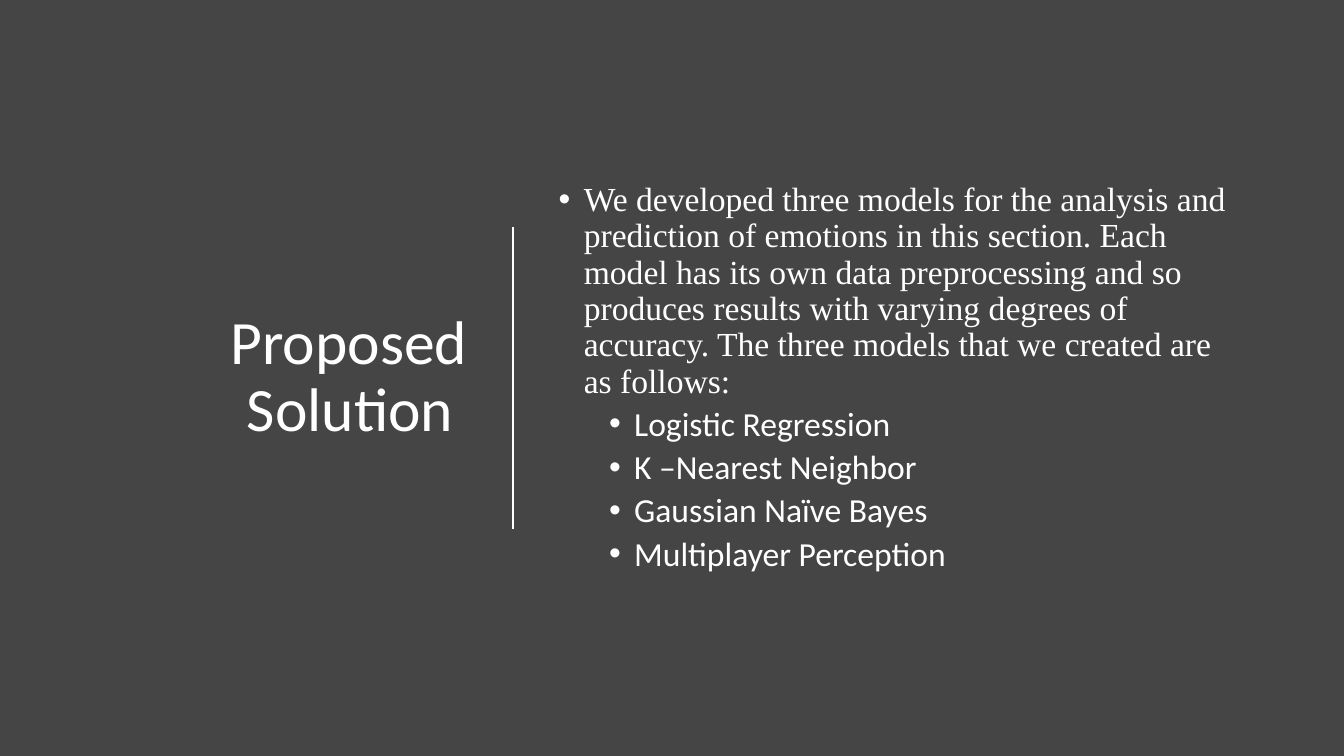
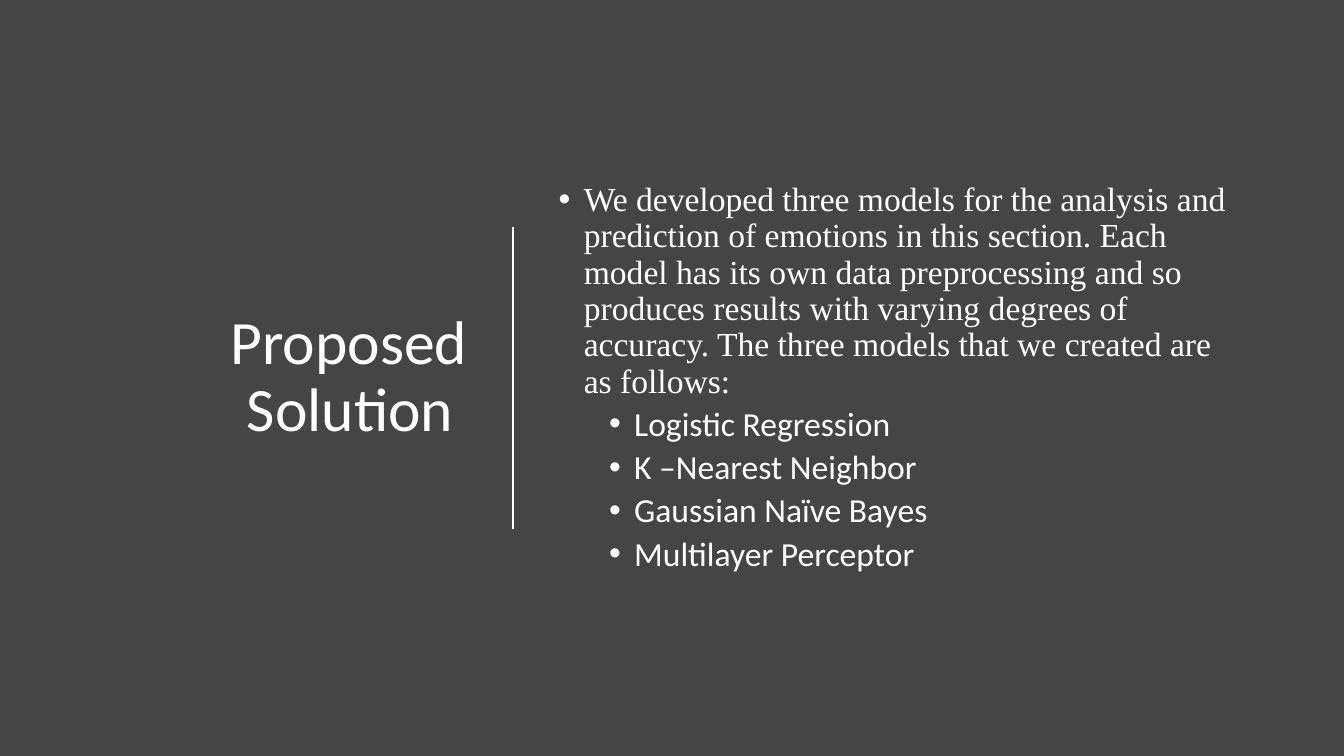
Before and after one commit to kinggovind/Final-Project, a slide deck: slide 8 of Facial Emotion Recognition.pptx. Drawn at 1344x756 pixels with LibreOffice and Linux fonts; fonts in the diff are those of the drawing. Boxes give left, top, right and bottom in pixels: in the first picture for what was removed or moved away, otherwise in the second. Text is boxed around its words. In the diff, an @@ line names an element or a change of style, - is before the commit and + after.

```diff
--- a/Facial Emotion Recognition.pptx
+++ b/Facial Emotion Recognition.pptx
@@ text at bbox=[634, 542, 914, 572]: text changed @@
-  • Multiplayer Perception
+  • Multilayer Perceptor
```
Also in this commit, not shown: 4 other slides changed, 7 slides added, 2 slides removed.
